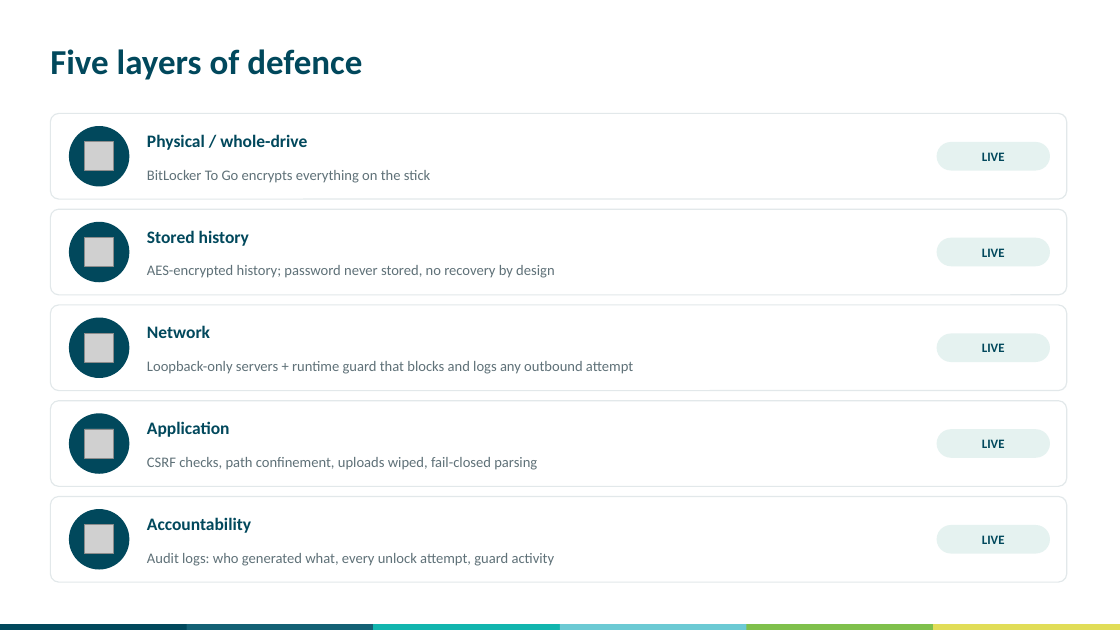
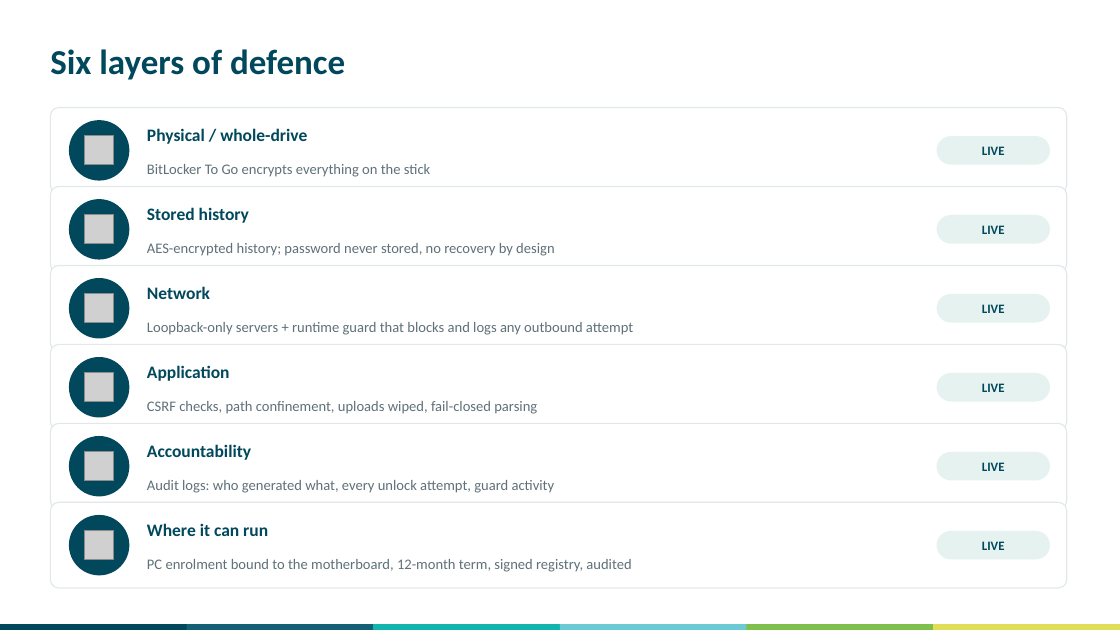
Before and after one commit to swornsealed/Report-app, a slide deck: slide 4 of PQ_Report_Generator_Security_Briefing.pptx. Drawn at 1120x630 pixels with LibreOffice and Linux fonts; fonts in the diff are those of the drawing; grey boxes stand for pictures. Boxes give left, top, right and bottom in pixels: in the first picture for what was removed or moved away, otherwise in the second. Text is boxed around its words. In the diff, an @@ line names an element or a change of style, - is before the commit and + after.

```diff
--- a/PQ_Report_Generator_Security_Briefing.pptx
+++ b/PQ_Report_Generator_Security_Briefing.pptx
@@ text at (50,49,345,80): text changed @@
-Five layers of defence
+Six layers of defence
@@ 3 texts, 2 rounded rectangles, 1 picture, 1 ellipse: place and size @@
-3 texts, 2 rounded rectangles, 1 picture, 1 ellipse at (50,113,1067,199)
+3 texts, 2 rounded rectangles, 1 picture, 1 ellipse at (50,108,1067,193)
@@ 2 texts, 1 rounded rectangle: place and size @@
-2 texts, 1 rounded rectangle at (50,209,1067,295)
+2 texts, 1 rounded rectangle at (50,187,1067,272)
@@ 1 picture, 1 text, 1 ellipse, 1 rounded rectangle: place and size @@
-1 picture, 1 text, 1 ellipse, 1 rounded rectangle at (69,222,1050,282)
+1 picture, 1 text, 1 ellipse, 1 rounded rectangle at (69,199,1050,260)
@@ 3 texts, 2 rounded rectangles, 1 picture, 1 ellipse: place and size @@
-3 texts, 2 rounded rectangles, 1 picture, 1 ellipse at (50,305,1067,391)
+3 texts, 2 rounded rectangles, 1 picture, 1 ellipse at (50,266,1067,351)
@@ 3 texts, 2 rounded rectangles, 1 picture, 1 ellipse: place and size @@
-3 texts, 2 rounded rectangles, 1 picture, 1 ellipse at (50,401,1067,486)
+3 texts, 2 rounded rectangles, 1 picture, 1 ellipse at (50,344,1067,430)
@@ rounded rectangle added at (50,423,1067,509), fill #FFFFFF, outline #E2E8EA 1 pt @@
@@ ellipse added at (69,436,129,497), fill #01485C @@
@@ text "Accountability": place and size @@
-text "Accountability" at (147,517,251,533)
+text "Accountability" at (147,444,251,460)
@@ picture added at (85,452,114,481) @@
@@ text "Audit logs: who generated what, ...": place and size @@
-text "Audit logs: who generated what, ..." at (147,553,555,566)
+text "Audit logs: who generated what, ..." at (147,480,555,493)
@@ rounded rectangle added at (937,452,1050,481), fill #E5F2F0 @@
@@ text added at (982,462,1005,471), 11 pt, text #01485C, bold @@
+LIVE
@@ text added at (147,523,268,536), 15 pt, text #01485C, bold @@
+Where it can run
@@ 2 rounded rectangles, 1 picture, 1 text, 1 ellipse: place and size @@
-2 rounded rectangles, 1 picture, 1 text, 1 ellipse at (50,497,1067,582)
+2 rounded rectangles, 1 picture, 1 text, 1 ellipse at (50,502,1067,588)
@@ text added at (147,559,631,572), 12.5 pt, text #5F7178 @@
+PC enrolment bound to the motherboard, 12-month term, signed registry, audited
```
Also in this commit, not shown: 2 other slides changed, 1 slide added, 11 other files.
